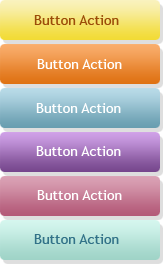
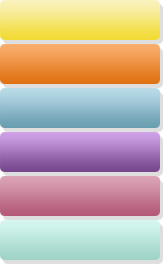
Two versions of the same layered image (163x264). Layer-by-layer changes:
painted on "Layer 6" over (34, 234, 119, 244)
painted on "Layer 5" over (37, 190, 122, 200)
painted on "Layer 4" over (36, 146, 121, 156)
painted on "Layer 3" over (36, 103, 121, 113)
painted on "Layer 2" over (37, 59, 122, 69)
painted on "Layer 1" over (34, 15, 119, 25)
